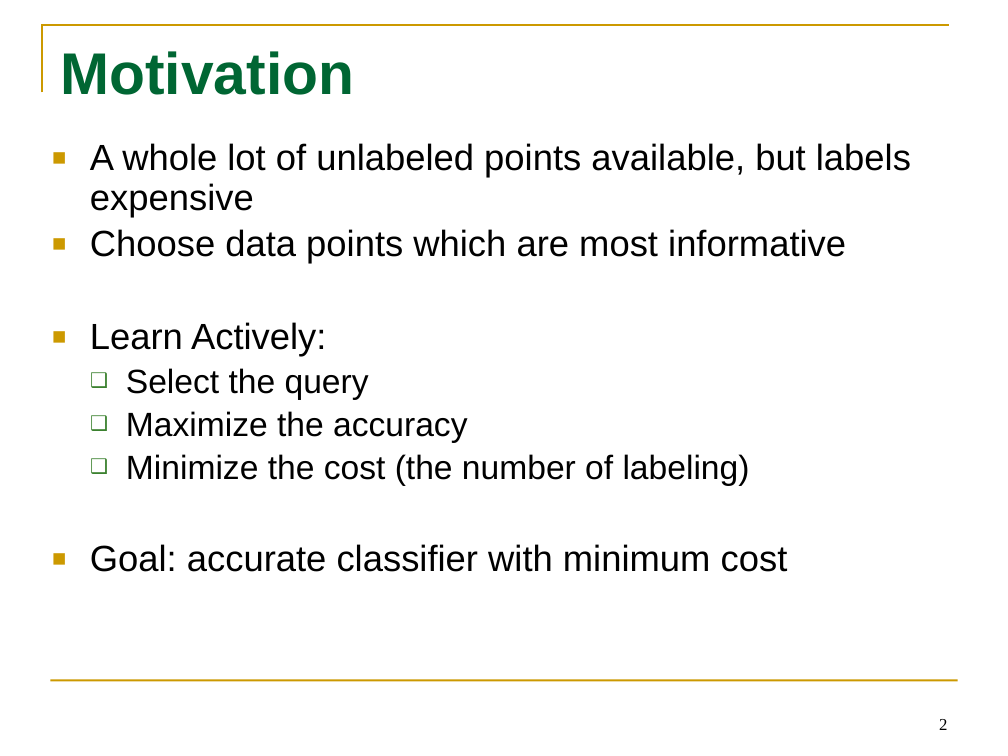
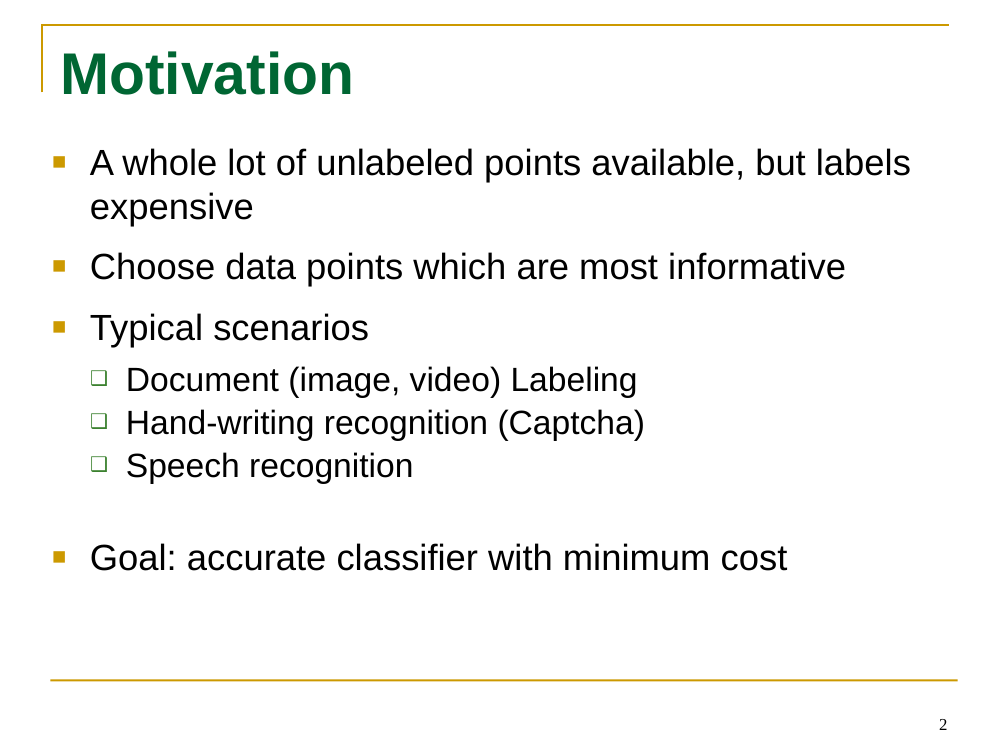
Before and after one commit to tttyy/Active-Learning, a slide deck: slide 2 of presentation/Activelearning.pptx. Drawn at 1008x756 pixels with LibreOffice and Linux fonts; fonts in the diff are those of the drawing. Boxes give left, top, right and bottom in pixels: in the first picture for what was removed or moved away, otherwise in the second. Text is boxed around its words. In the diff, an @@ line names an element or a change of style, - is before the commit and + after.

```diff
--- a/presentation/Activelearning.pptx
+++ b/presentation/Activelearning.pptx
@@ text at bbox=[90, 148, 911, 287]: line spacing 0.9 to 1; more space between paragraphs @@
@@ text at bbox=[90, 313, 645, 484]: text changed @@
-■ Learn Actively:
-  ❑ Select the query
-  ❑ Maximize the accuracy
-  ❑ Minimize the cost (the number of labeling)
+■ Typical scenarios
+  ❑ Document (image, video) Labeling
+  ❑ Hand-writing recognition (Captcha)
+  ❑ Speech recognition
```
Also in this commit, not shown: 4 other slides changed, 11 slides added, 2 slides removed.
